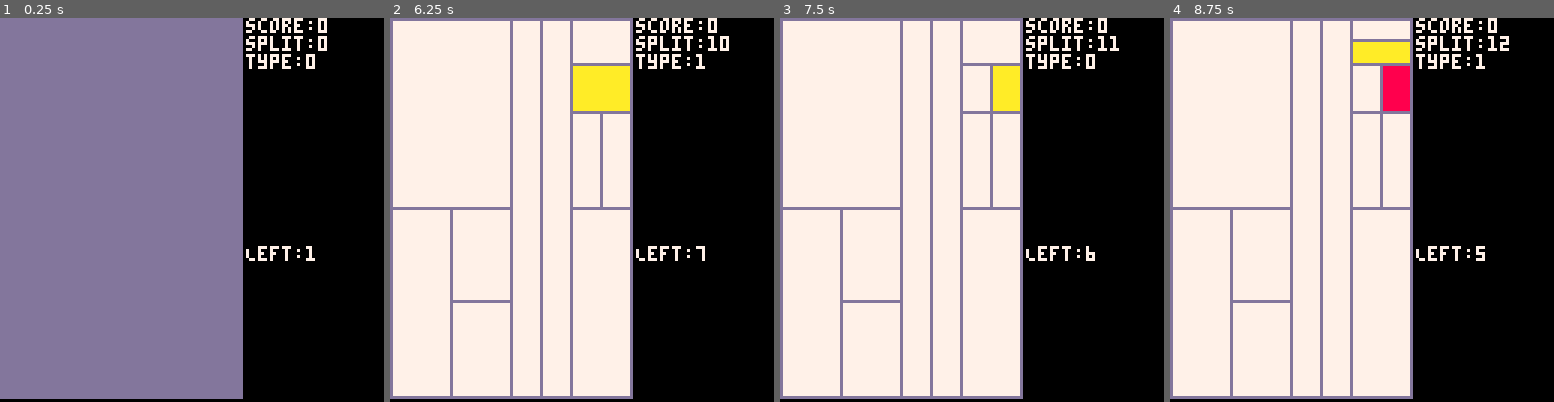
Above: before the commit, frames 1-4 (left to right).
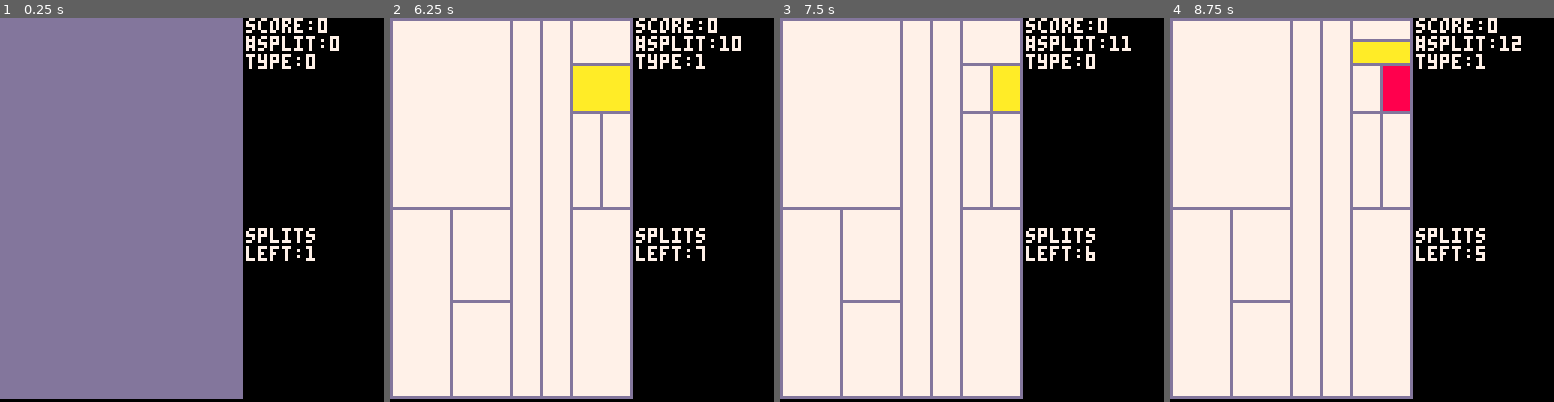
Above: after the commit, the same moments.

Repository: kelvinq/p8spl-t
Game: PICO-8 cartridge p8spl-t.p8
Same seed, same stepped clock (60 frames per second), same inputs: the game is played once before the commit and once after it.
Inputs:
- Up to frame 1 (0.25 s): no input
- Up to frame 2 (6.25 s): tap O (Z key) at 0.33, 0.7, 1.43, 2.22, 3.1, 3.98, 4.87, 5.75 s; tap X (X key) at 1.07, 2.07, 2.4, 2.73, 3.07, 3.4, 3.73, 4.07, 4.4, 4.73, 5.07, 5.4, 5.73, 6.07 s; hold Left 1.97-2.37 s; hold Down 2.42-2.82 s; hold Right 2.87-3.53 s; hold Up 3.58-4.08 s; hold Right 4.13-4.53 s; hold Down 4.58-5.08 s; hold Left 5.13-5.8 s; hold Up 5.85-6.18 s; hold Left from 6.23 s (still down)
- Up to frame 3 (7.5 s): tap X (X key) every 0.33 s from 6.4 to 7.4 s; release Left at 6.63 s; tap O (Z key) at 6.63 s; hold Down 6.68-7.08 s; hold Right from 7.13 s (still down)
- Up to frame 4 (8.75 s): tap O (Z key) at 7.52, 8.4 s; tap X (X key) every 0.33 s from 7.73 to 8.73 s; release Right at 7.8 s; hold Up 7.85-8.35 s; hold Right from 8.4 s (still down)

The runs differ from the first frame. In frame 1, 0.7% of the frame differs, in the area x 64-89%, y 4-64%; in frame 2, 0.7%, in the area x 64-92%, y 4-64%; in frame 3, 0.6%; in frame 4, 0.7%.

Commit message:
Updated readme typos and added link to itch.io after publishing prototype.

Diff:
--- a/p8spl-t.p8
+++ b/p8spl-t.p8
@@ -221,12 +223,14 @@
 
     for i in all(allRects) do
         if (bottomCheck(i)==0) i.y1=i.y1+1*gravity i.y2=i.y2+1*gravity
+        i.midpoint={x=getMidpoint(i)[1], y=getMidpoint(i)[2]}
     end
 
     if count(qualRects)>0 then
         for j in all(qualRects) do
                 for k=1, 4, 1 do
                     if (bottomCheck(j[k])==0) j[k].y1=j[k].y1+1*gravity j[k].y2=j[k].y2+1*gravity
+                    j[k].midpoint={x=getMidpoint(j[k])[1], y=getMidpoint(j[k])[2]}
                 end
         end
     end
@@ -278,14 +282,15 @@
     if ((count(allRects)-count(minRects))==0) deathScreen() _init()
 
     print("score:"..countScore, maxX+2, 0,currentColor)
-    print("split:"..countSplit, maxX+2, 6,currentColor)
+    print("#split:"..countSplit, maxX+2, 6,currentColor)
     print("type:"..typeSplit, maxX+2, 12,currentColor)
 
     if debug==1 then
         -- print("rArea: "..selectedRect.area, maxX+2, 70,currentColor)
         -- print("sRect: "..get_key_for_value(allRects,selectedRect), maxX+2, 70,currentColor)
         -- print("rectC: "..count(allRects), maxX+2, 64,currentColor)
-        print("Left:"..(count(allRects)-count(minRects)), maxX+2, 76,currentColor)
+        print("splits", maxX+2, 70,currentColor)
+        print("left:"..(count(allRects)-count(minRects)), maxX+2, 76,currentColor)
         -- print("mRs: "..count(minRects), maxX+2, 82,currentColor)
         -- print("s:x: "..selectedRect.x2-selectedRect.x1, maxX+2, 88,currentColor)
         -- print("s:y: "..selectedRect.y2-selectedRect.y1, maxX+2, 96,currentColor)
Not shown, changed: README.md
